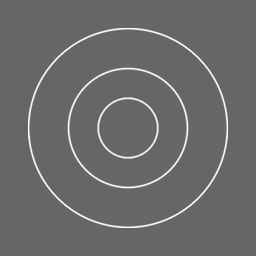
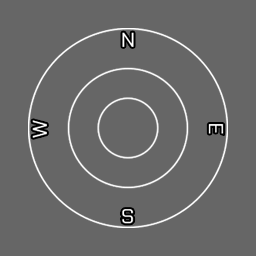
Layers edited between the first and the second w=256, h=256 image:
added layer "E" in group "Group 1" over [208, 123, 224, 135]
added layer "S" in group "Group 1" over [121, 209, 134, 224]
added layer "W" in group "Group 1" over [32, 120, 47, 138]
added layer "N" in group "Group 1" over [122, 32, 134, 47]
hid "Ellipse 1" (3rd of 3, in "Group 1"), opacity 70% → 50% over [30, 30, 226, 226]
